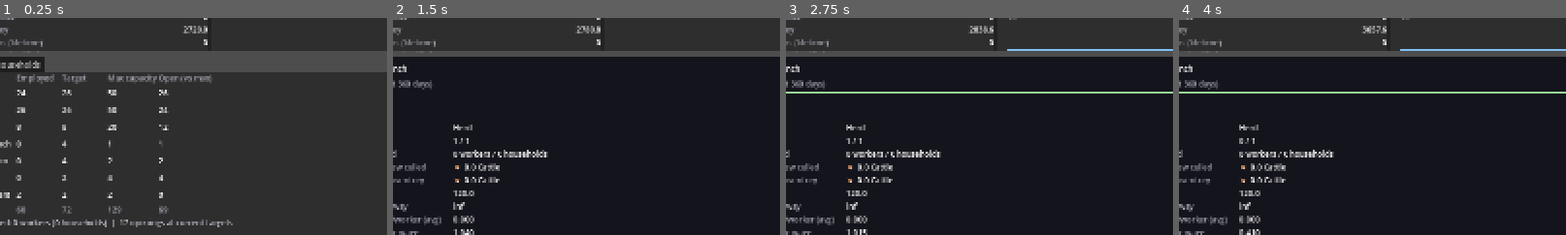
Above: before the commit, frames 1-4 (left to right).
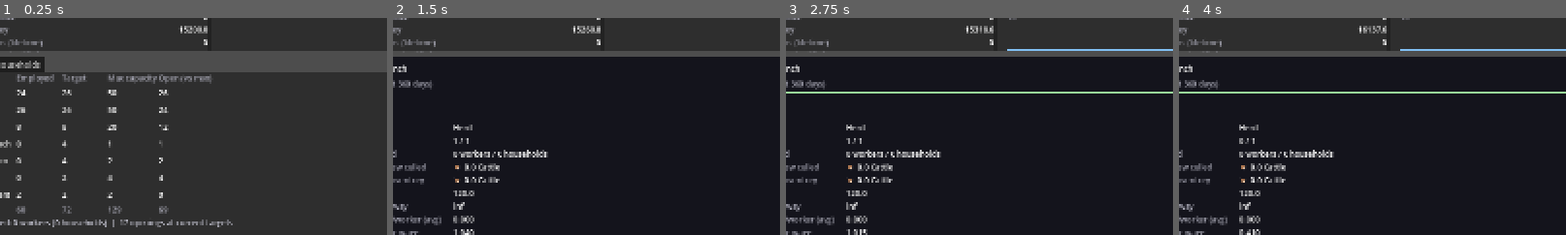
Above: after the commit, the same moments.

Repository: forsman5/sitka
Game: Godot game, scene res://scenes/sim/he_dashboard.tscn
Same seed, same stepped clock (60 frames per second), same inputs: the game is played once before the commit and once after it. This scene is started directly instead of the project's main scene.
Inputs:
- Up to frame 1 (0.25 s): no input
- Up to frame 2 (1.5 s): click "Cattle Ranch" at 0.5 s; click "Sheep Farm" at 1.25 s
- Up to frame 3 (2.75 s): click "1x" at 2 s
- Up to frame 4 (4 s): click "10x" at 2.75 s; click "100x" at 3.5 s
The pictures show only the part of the screen within x 6-56%, y 27-77%; the shares and areas given below are measured in that part.

The runs differ from the first frame. In frame 1, 0.1% of the frame differs, in the area x 46-54%, y 3-8%; in frame 2, less than 0.1%; in frame 3, less than 0.1%; in frame 4, less than 0.1%.

Commit message:
Startup allowance for created businesses; full-cycle seed cash for Farm/Woodlot
add_new_business gives a starting crew, startup cash (a full production cycle
of wages x safety factor) and a grace period before the tuner judges it.
The day-one Farm and Woodlot use the same cash rule. TODO creation cost.

Co-Authored-By: Claude Sonnet 5.5 <noreply@anthropic.com>

Diff:
--- a/scripts/sim/harness/run_household_economy.gd
+++ b/scripts/sim/harness/run_household_economy.gd
@@ -85,6 +85,24 @@
 		if event["type"] == "business_failed" and event["business_id"] == woodlot_id:
 			failed_events += 1
 	_assert(failed_events == 1, "A business failure should be logged exactly once")
+
+	# A business recreated after closing gets a startup allowance (crew, cash,
+	# grace) and must make it through its first harvest and keep staff.
+	for kind in ["farm", "woodlot"]:
+		var recreate := _new_sim("build_three_business_economy")
+		recreate.advance_ticks(30)
+		var old_id: int = HEScenarioSeeds.FARM_BUSINESS_ID if kind == "farm" else HEScenarioSeeds.WOODLOT_BUSINESS_ID
+		(recreate.businesses[old_id] as HEBusiness).balance = -1000000.0
+		recreate.advance_ticks(1)
+		_assert(not recreate.businesses.has(old_id), "%s should have closed" % kind)
+		var new_id := recreate.next_business_id()
+		var fresh: HEBusiness = HEScenarioSeeds.make_farm(new_id, HEScenarioSeeds.SETTLEMENT_ID) if kind == "farm" else HEScenarioSeeds.make_woodlot(new_id, HEScenarioSeeds.SETTLEMENT_ID)
+		recreate.add_new_business(fresh)
+		recreate.advance_ticks(fresh.growth_days + 150)
+		_assert(recreate.businesses.has(new_id), "A recreated %s should survive to and past its first harvest" % kind)
+		if recreate.businesses.has(new_id):
+			_assert(recreate._business_employed_worker_count(new_id) > 0, "A recreated %s should be staffed" % kind)
+		print("  recreated %s: alive=%s employed=%d" % [kind, recreate.businesses.has(new_id), recreate._business_employed_worker_count(new_id) if recreate.businesses.has(new_id) else 0])
 
 	# Zero workers alone never kills a business or brings staff back.
 	var idle := _new_sim("build_three_business_economy")
--- a/scripts/sim/household_economy/data/he_scenario_seeds.gd
+++ b/scripts/sim/household_economy/data/he_scenario_seeds.gd
@@ -129,6 +129,14 @@
 ## he_simulation.gd's WAGE_NEGATIVE_BALANCE_FLOOR_DAYS for what happens once
 ## it's gone).
 const STARTING_CASH_RESERVE_DAYS := 30.0
+## Startup cash for a field business covers its whole production cycle of
+## wages, times this safety factor. The credit line only covers 60 days of the
+## wage bill and the reference wage can swing several-fold, so a bare cycle's
+## worth runs out before the first harvest (measured: a recreated Farm needs
+## ~90 and a Woodlot ~275 for a crew of 4 with the wage at its seed value).
+const STARTUP_CASH_SAFETY_FACTOR := 2.0
+## Crew a player-created business is authorized to hire.
+const NEW_BUSINESS_STARTING_CAPACITY := 4
 
 ## A field business also starts with enough of its own product already in
 ## stock to cover local demand until ITS OWN first harvest lands (see
@@ -250,6 +258,14 @@
 ## wage_per_worker. Used only to size each business's STARTING_CASH_RESERVE_
 ## DAYS cushion (see _build_world) -- once the simulation is running,
 ## the real _reference_wage_per_worker takes over.
+## Cash a business needs to pay `crew` workers through one production cycle
+## (growth_days, or STARTING_CASH_RESERVE_DAYS if it has no cycle) at the seed
+## wage, with a safety margin. Used for the day-one Farm/Woodlot and for
+## player-created businesses (HESimulation.add_new_business).
+static func startup_cash(b: HEBusiness, crew: int) -> float:
+	var days := maxf(float(b.growth_days), STARTING_CASH_RESERVE_DAYS)
+	return STARTUP_CASH_SAFETY_FACTOR * days * _estimated_starting_reference_wage() * crew
+
 static func _estimated_starting_reference_wage() -> float:
 	var dependency_ratio: float = float(HOUSEHOLD_SIZE) / float(WORKER_CAPACITY)
 	var per_person_cost: float = HESimulation.BASE_PRICE[Commodity.Type.GRAIN] * HENeeds.units_per_person_daily(Commodity.Type.GRAIN) \
@@ -310,8 +326,8 @@
 	var butcher := make_butcher(BUTCHER_BUSINESS_ID, SETTLEMENT_ID)
 
 	var estimated_wage := _estimated_starting_reference_wage()
-	farm.balance = STARTING_CASH_RESERVE_DAYS * estimated_wage * farm_capacity
-	woodlot.balance = STARTING_CASH_RESERVE_DAYS * estimated_wage * woodlot_capacity
+	farm.balance = startup_cash(farm, farm_capacity)
+	woodlot.balance = startup_cash(woodlot, woodlot_capacity)
 	trader.balance = STARTING_CASH_RESERVE_DAYS * estimated_wage * trader_capacity
 	butcher.balance = STARTING_CASH_RESERVE_DAYS * estimated_wage * BUTCHER_MIN_CAPACITY
 	cattle_ranch.balance = STARTING_CASH_RESERVE_DAYS * estimated_wage * RANCH_STARTING_CAPACITY
--- a/scripts/sim/household_economy/he_dashboard.gd
+++ b/scripts/sim/household_economy/he_dashboard.gd
@@ -1970,7 +1970,7 @@
 		"cattle_ranch": business = HEScenarioSeeds.make_herd(id, settlement_id, HEBusiness.Species.CATTLE)
 		"sheep_farm": business = HEScenarioSeeds.make_herd(id, settlement_id, HEBusiness.Species.SHEEP)
 		"butcher": business = HEScenarioSeeds.make_butcher(id, settlement_id)
-	_simulation.add_business(business)
+	_simulation.add_new_business(business)
 	_business_names[business.id] = business.name
 	_rebuild_business_rows()
 	_refresh()
--- a/scripts/sim/household_economy/he_simulation.gd
+++ b/scripts/sim/household_economy/he_simulation.gd
@@ -589,6 +589,20 @@
 		for commodity in EXPORT_PRIORITY:
 			enabled[commodity] = EXPORT_COMMODITIES.has(commodity)
 		_trader_export_enabled[b.id] = enabled
+
+## Adds a business the player created mid-run, with a startup allowance so it
+## can actually get going (see HEScenarioSeeds.startup_cash): a starting crew,
+## seed cash, and a grace period until its first harvest (or
+## CASH_RUNWAY_DANGER_DAYS if it has no cycle) before the tuner judges it.
+## TODO creation cost: the seed cash is free money injected into the economy
+## (it shows up in next day's opening money), and should be paid for by the
+## player or the treasury.
+func add_new_business(b: HEBusiness) -> void:
+	var crew := clampi(HEScenarioSeeds.NEW_BUSINESS_STARTING_CAPACITY, b.min_capacity, b.max_capacity)
+	b.capacity = crew
+	b.balance += HEScenarioSeeds.startup_cash(b, crew)
+	b.startup_grace_until_day = day + (b.growth_days if b.growth_days > 0 else int(CASH_RUNWAY_DANGER_DAYS))
+	add_business(b)
 
 func next_business_id() -> int:
 	var next_id := 1
@@ -1966,6 +1980,8 @@
 			# given a trial crew -- a failing business should be visibly failing
 			# (see _fail_business), not quietly resurrected.
 			continue
+		if day < b.startup_grace_until_day:
+			continue
 		if (day + 1) % _capacity_eval_interval_days(b) != 0:
 			# A field-model business's output doesn't respond to a capacity
 			# change for up to its own growth_days -- re-evaluating it every
--- a/scripts/sim/household_economy/records/he_business.gd
+++ b/scripts/sim/household_economy/records/he_business.gd
@@ -203,6 +203,13 @@
 ## BALANCE_FLOOR_DAYS and _pay_wages). 0.0 on a day it paid in full.
 var last_wage_shortfall: float = 0.0
 
+## Capacity self-tuning leaves this business alone until this day -- a newly
+## created business earns nothing until its first harvest, so judging it on
+## revenue before then would shrink its crew to zero. It can still fail on its
+## credit limit during the grace period. -1 = no grace. Set by
+## HESimulation.add_new_business.
+var startup_grace_until_day: int = -1
+
 ## Rolling daily balance, oldest first, capped at BALANCE_HISTORY_WINDOW_
 ## DAYS -- purely a reporting aid (see balance_history()/record_balance_day()
 ## below), read by nothing that affects simulation outcomes.
